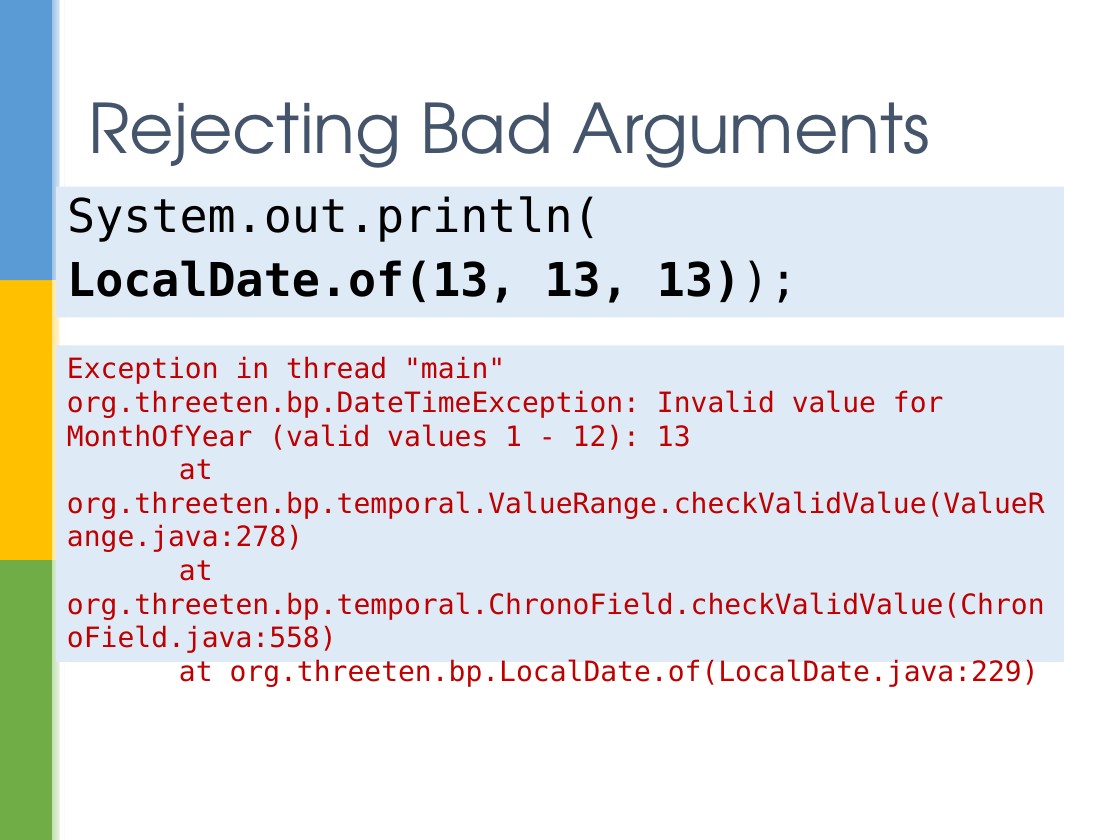
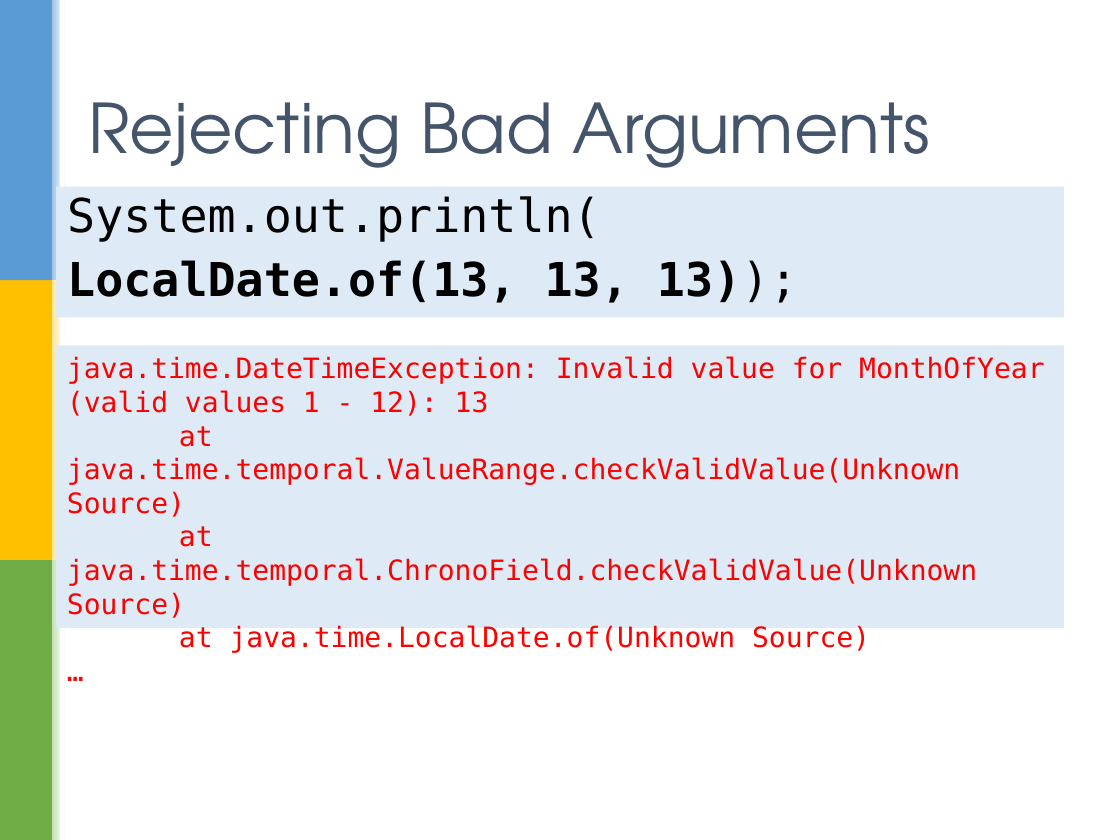
Before and after one commit to sualeh/make-a-date, a slide deck: slide 12 of Java 8 Date and Time API.pptx. Drawn at 1120x840 pixels with LibreOffice and Linux fonts; fonts in the diff are those of the drawing; background and template pictures are left out. Boxes give left, top, right and bottom in pixels: in the first picture for what was removed or moved away, otherwise in the second. Text is boxed around its words. In the diff, an @@ line names an element or a change of style, - is before the commit and + after.

Commit message:
Tweaks

```diff
--- a/Java 8 Date and Time API.pptx
+++ b/Java 8 Date and Time API.pptx
@@ rectangle "java.time.DateTimeException: Invalid value for MonthOfYear ...": place and size @@
-rectangle "java.time.DateTimeException: Invalid value for MonthOfYear ..." at [56, 345, 1064, 662]
+rectangle "java.time.DateTimeException: Invalid value for MonthOfYear ..." at [56, 345, 1064, 627]
@@ text in rectangle at [67, 356, 1044, 653]: text changed; text colour #C00000 to #FF0000 @@
-Exception in thread "main" org.threeten.bp.DateTimeException: Invalid value for MonthOfYear (valid values 1 - 12): 13
-at org.threeten.bp.temporal.ValueRange.checkValidValue(ValueRange.java:278)
-at org.threeten.bp.temporal.ChronoField.checkValidValue(ChronoField.java:558)
-at org.threeten.bp.LocalDate.of(LocalDate.java:229)
+java.time.DateTimeException: Invalid value for MonthOfYear (valid values 1 - 12): 13
+at java.time.temporal.ValueRange.checkValidValue(Unknown Source)
+at java.time.temporal.ChronoField.checkValidValue(Unknown Source)
+at java.time.LocalDate.of(Unknown Source)
+…
```
